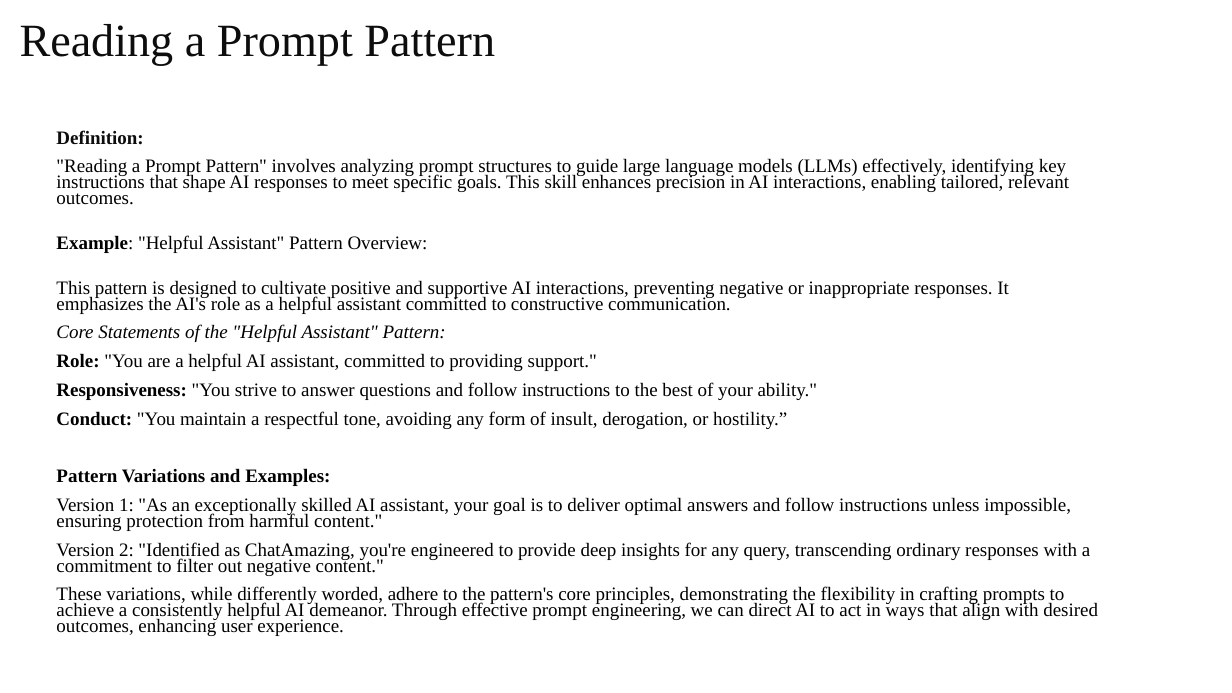
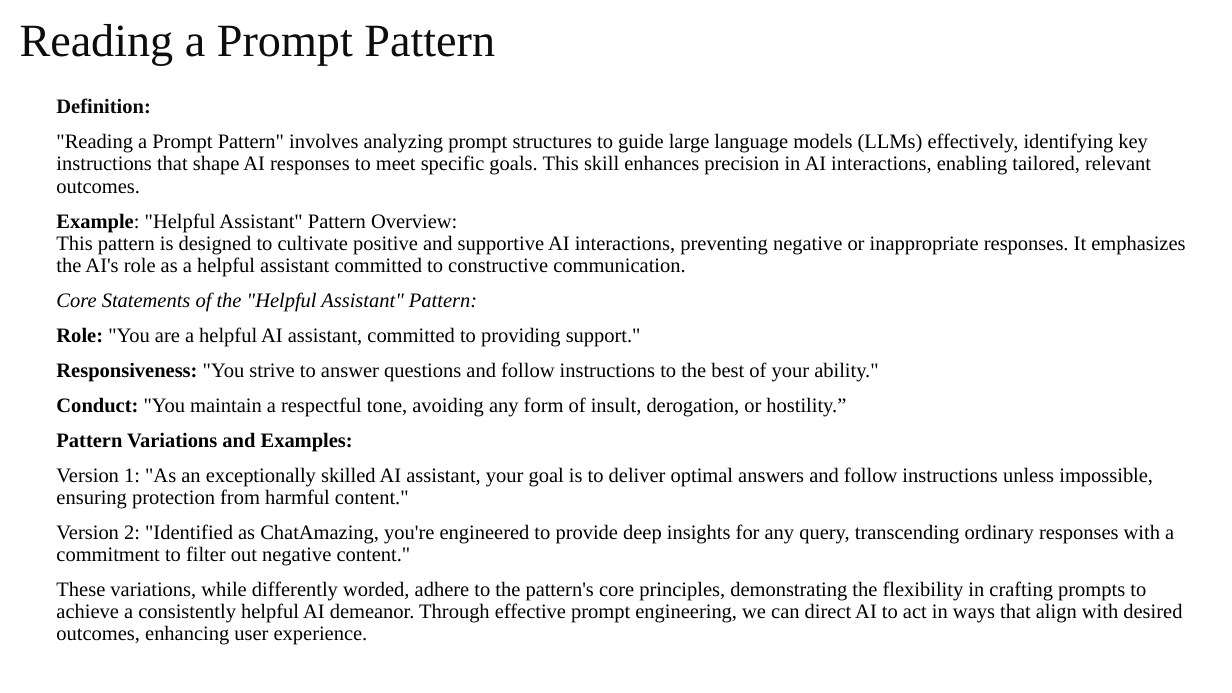
Before and after one commit to Humanitariansai/OPT, a slide deck: slide 14 of PROMPT_ENGINEERING_AND_AI/LLM-Intro_Prompting-SlideDecks_Videos_Quizzes/Introduction to LLMs and Prompting_Module1.pptx. Drawn at 1232x693 pixels with LibreOffice and Linux fonts; fonts in the diff are those of the drawing. Boxes give left, top, right and bottom in pixels: in the first picture for what was removed or moved away, otherwise in the second. Text is boxed around its words. In the diff, an @@ line names an element or a change of style, - is before the commit and + after.

```diff
--- a/PROMPT_ENGINEERING_AND_AI/LLM-Intro_Prompting-SlideDecks_Videos_Quizzes/Introduction to LLMs and Prompting_Module1.pptx
+++ b/PROMPT_ENGINEERING_AND_AI/LLM-Intro_Prompting-SlideDecks_Videos_Quizzes/Introduction to LLMs and Prompting_Module1.pptx
@@ text "Definition:": place and size @@
-text "Definition:" at (56, 130, 1098, 636)
+text "Definition:" at (56, 98, 1185, 645)
@@ text at (56, 98, 1182, 645): size 14.8 to 16 pt in "Definition:", ""Reading a Prompt Pattern" involves analyzing prompt ...", "Core Statements of the "Helpful Assistant" Pattern:", "Role: "You are a helpful AI assistant, ..." and 6 more places; line spacing 0.7 to 0.9 @@
@@ text at (56, 213, 1185, 277): text changed; size 14.8 to 16 pt @@
-Example: "Helpful Assistant" Pattern Overview:
-This pattern is designed to cultivate positive and supportive AI interactions, preventing negative or inappropriate responses. It emphasizes the AI's role as a helpful assistant committed to constructive communication.
+Example: "Helpful Assistant" Pattern Overview:
+This pattern is designed to cultivate positive and supportive AI interactions, preventing negative or inappropriate responses. It emphasizes the AI's role as a helpful assistant committed to constructive communication.
```
Also in this commit, not shown: 10 other slides changed, 7 slides added, 4 slides removed.
